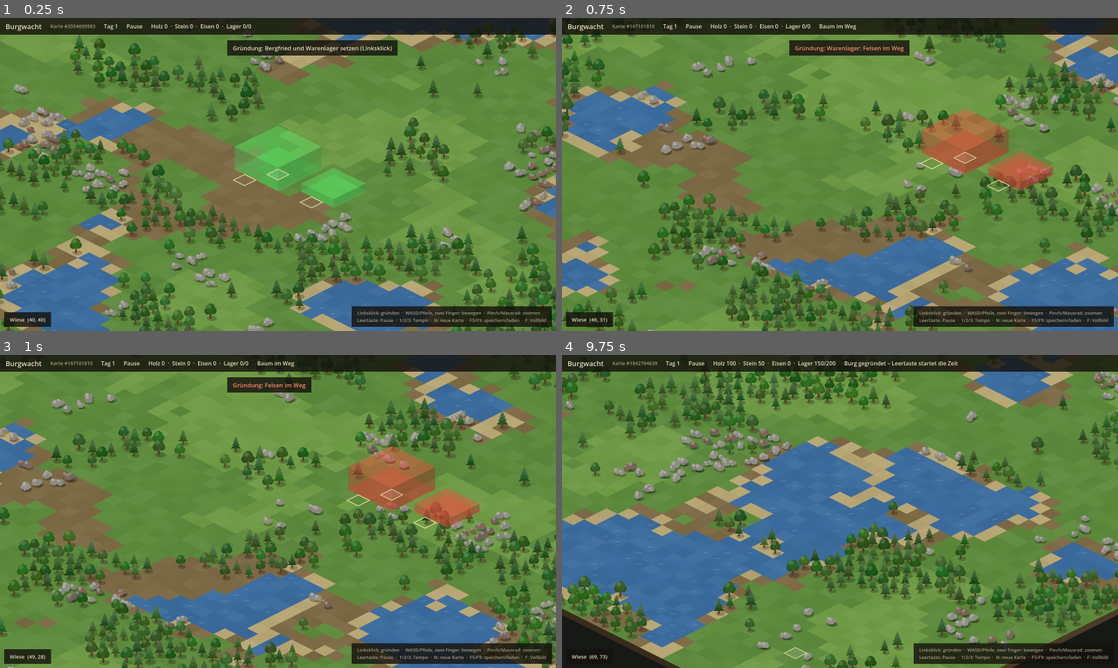
Above: before the commit, frames 1-4 (two rows, left to right).
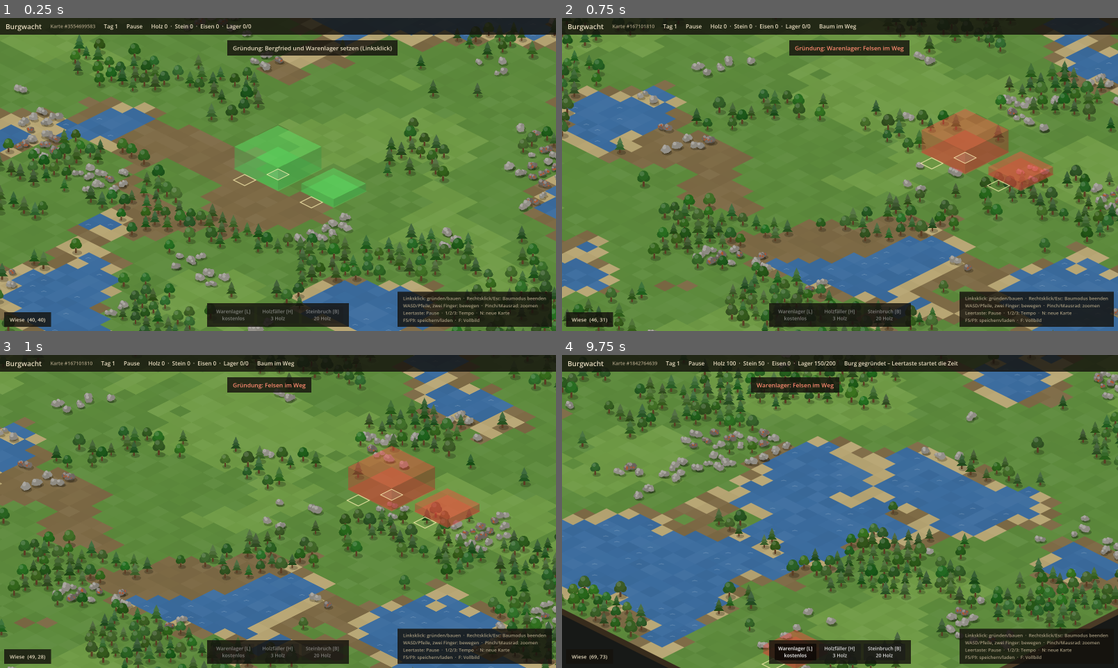
Above: after the commit, the same moments.

Repository: GwydionBr/burgwacht
Game: Godot game, scene res://scenes/main.tscn
Same seed, same stepped clock (60 frames per second), same inputs: the game is played once before the commit and once after it.
Inputs (mouse positions are in pixels of both pictures, inside the frame that each line leads up to):
- Up to frame 1 (0.25 s): no input
- Up to frame 2 (0.75 s): tap Enter at 0.5 s; move the mouse to (962, 158) at 0.52 s; hold D from 0.53 s (still down); tap N at 0.6 s; click (962, 158) at 0.67 s
- Up to frame 3 (1 s): keep holding D; tap Space at 0.77 s
- Up to frame 4 (9.75 s): release D at 1.25 s; drag from (728, 527) to (812, 574) at 1.27 s; tap Space at 2, 3.77, 5, 6.77, 8 s; move the mouse to (895, 442) at 2.02 s; hold D 2.03-2.75 s; tap 2 at 2.1 s; click (895, 442) at 2.17 s; drag from (812, 574) to (673, 464) at 2.77 s; tap Enter at 3.5, 6.5 s; move the mouse to (1006, 558) at 3.52 s; hold A 3.53-4.25 s; tap F at 3.6 s; click (1006, 558) at 3.67 s; tap Escape at 4.15 s; drag from (673, 464) to (756, 433) at 4.27 s; move the mouse to (867, 511) at 5.02 s; hold S 5.03-5.75 s; tap 1 at 5.1 s; click (867, 511) at 5.17 s; drag from (756, 433) to (728, 527) at 5.77 s; move the mouse to (962, 495) at 6.52 s; hold W 6.53-7.25 s; tap 3 at 6.6 s; click (962, 495) at 6.67 s; drag from (728, 527) to (812, 574) at 7.27 s; move the mouse to (895, 442) at 8.02 s; hold S 8.03-8.75 s; tap N at 8.1 s; click (895, 442) at 8.17 s; drag from (812, 574) to (673, 464) at 8.77 s; click (795, 652) at 9.5 s, where only the run after the commit has a clickable "Warenlager [L] kostenlos"

The runs differ from the first frame. In frame 1, 4.2% of the frame differs, in the area x 37-100%, y 87-99%; in frame 2, 4.1%; in frame 3, 4.2%; in frame 4, 4.9%, in the area x 34-99%, y 7-100%.

Commit message:
Bauen in der Oberfläche: Bauleiste mit Kosten, Baumodus mit Vorschau (#20)
Bauleiste unten mit einem Knopf je baubarem Gebäude (Taste und Kosten),
während der Gründung gesperrt. Baumodus über Knopf oder L/H/B: Vorschau
grün/rot mit Grund, Linksklick baut und bleibt im Modus, Rechtsklick/Esc
beendet ihn. Screenshots mit --build= und --hover=.

Co-Authored-By: Claude Opus 5.5 (1M context) <noreply@anthropic.com>

Diff:
--- a/src/main.gd
+++ b/src/main.gd
@@ -7,11 +7,15 @@
 ##   --seed=123            feste Karte, überschreibt den Seed des Szenarios
 ##   --found               Burg gleich an der Stelle nächst der Kartenmitte gründen
 ##   --days=3              Spielwelt vorab gründen und so viele Tage laufen lassen (für Screenshots)
+##   --build=woodcutter    nach der Gründung gleich im Baumodus für diesen Typ (für Screenshots)
+##   --hover=x,y           Maus gilt als über dieser Kachel (für Screenshots, sonst Kartenmitte)
 ##   --screenshot=pfad.png Bild speichern und beenden (für Tests/Entwicklung)
 ##
 ## F5 speichert schnell, F9 lädt diesen Spielstand (bis es ein Menü gibt).
 ## Eine neue Partie beginnt mit der Gründung: Vorschau von Bergfried und erstem
 ## Warenlager unter der Maus, Linksklick schickt den Gründungsbefehl.
+## Danach wählt die Bauleiste (oder L/H/B) ein Gebäude: Vorschau unter der Maus,
+## Linksklick baut und bleibt im Baumodus, Rechtsklick oder Esc beendet ihn.
 
 const QUICKSAVE_PATH := "user://quicksave.sav"
 
@@ -22,6 +26,8 @@
 var _deposit_views: Dictionary[Vector2i, DepositView] = {}
 var _building_views: Dictionary[int, BuildingView] = {}
 var _hovered := Vector2i(-1, -1)
+## Gewählter Gebäudetyp im Baumodus, leer = kein Baumodus.
+var _build_type := ""
 
 @onready var _clock: GameClock = $Clock
 @onready var _terrain: TerrainRenderer = $Terrain
@@ -43,16 +49,22 @@
 		return
 	_clock.speed_changed.connect(_hud.show_speed)
 	_hud.show_speed(_clock.get_speed(), _clock.is_paused())
+	_hud.build_selected.connect(_select_build)
 	_new_world(int(args["seed"]) if args.has("seed") else _scenario.resolve_seed(randi()))
 	var days := int(args.get("days", 0))
 	if args.has("found") or days > 0:
 		world.execute(Command.found(world.find_founding_site()))
 	for i in days * GameWorld.TICKS_PER_DAY:
 		world.step()
+	if args.has("build"):
+		_select_build(args["build"])
 	if args.has("screenshot"):
-		# Unabhängig vom echten Mauszeiger: Maus gilt als über der Kartenmitte.
+		# Unabhängig vom echten Mauszeiger: Maus gilt als über der Kartenmitte oder --hover.
 		set_process(false)
 		_hovered = world.map.center()
+		var hover := str(args.get("hover", "")).split(",")
+		if hover.size() == 2:
+			_hovered = Vector2i(int(hover[0]), int(hover[1]))
 		_update_hover()
 		_update_preview()
 		_save_screenshot_and_quit(args["screenshot"])
@@ -68,12 +80,21 @@
 
 func _unhandled_input(event: InputEvent) -> void:
 	var button := event as InputEventMouseButton
-	if button == null or not button.pressed or button.button_index != MOUSE_BUTTON_LEFT:
-		return
+	if button == null or not button.pressed:
+		return
+	if button.button_index == MOUSE_BUTTON_RIGHT:
+		# Nicht als behandelt markieren: Die Kamera zieht weiterhin mit der rechten Taste.
+		_select_build("")
+		return
+	if button.button_index != MOUSE_BUTTON_LEFT:
+		return
+	var reason := ""
 	if world.is_founding():
-		var reason := world.execute(Command.found(_founding_origin()))
-		if reason != "":
-			_hud.show_message(reason)
+		reason = world.execute(Command.found(_founding_origin()))
+	elif _build_type != "":
+		reason = world.execute(Command.build(_build_type, _build_origin()))
+	if reason != "":
+		_hud.show_message(reason)
 
 
 func _unhandled_key_input(event: InputEvent) -> void:
@@ -92,9 +113,15 @@
 			_quick_save()
 		KEY_F9:
 			_quick_load()
+		KEY_ESCAPE:
+			_select_build("")
 		KEY_F:
 			var window := get_window()
 			window.mode = Window.MODE_WINDOWED if window.mode == Window.MODE_FULLSCREEN else Window.MODE_FULLSCREEN
+		_:
+			for type_id in GameWorld.buildable_types():
+				if OS.find_keycode_from_string(str(GameDefs.get_instance().buildings[type_id]["hotkey"])) == key.keycode:
+					_select_build(type_id)
 
 
 func _new_world(world_seed: int) -> void:
@@ -112,6 +139,9 @@
 	world.stock_changed.connect(_on_stock_changed)
 	world.founded.connect(_on_founded)
 	_clock.world = world
+	_build_type = ""
+	_hud.show_build_mode("")
+	_hud.set_build_bar_enabled(not world.is_founding())
 	var map := world.map
 	_terrain.show_map(map)
 
@@ -198,6 +228,7 @@
 func _on_building_added(id: int) -> void:
 	_add_building_view(id)
 	_update_hover()
+	_update_preview()
 
 
 func _on_building_removed(id: int) -> void:
@@ -210,9 +241,11 @@
 func _on_stock_changed(_building_id: int) -> void:
 	_update_stock()
 	_update_hover()
+	_update_preview()
 
 
 func _on_founded() -> void:
+	_hud.set_build_bar_enabled(true)
 	_update_preview()
 	_hud.show_message("Burg gegründet – Leertaste startet die Zeit")
 
@@ -223,10 +256,25 @@
 	return _hovered - Building.size_of(GameWorld.FOUNDING_TYPE) / 2
 
 
+## Baumodus für einen Gebäudetyp beginnen (leer = beenden); in der Gründung gesperrt.
+func _select_build(type_id: String) -> void:
+	if type_id != "" and world.is_founding():
+		_hud.show_message(GameWorld.FOUNDING_FIRST)
+		type_id = ""
+	_build_type = type_id
+	_hud.show_build_mode(type_id)
+	_update_preview()
+
+
+## Gebäude so, dass seine Grundfläche mittig unter der Maus liegt.
+@warning_ignore("integer_division")
+func _build_origin() -> Vector2i:
+	return _hovered - Building.size_of(_build_type) / 2
+
+
 func _update_preview() -> void:
 	if not world.is_founding():
-		_preview.visible = false
-		_hud.show_build_hint("", true)
+		_update_build_preview()
 		return
 	var origin := _founding_origin()
 	var reason := world.founding_error(origin)
@@ -239,6 +287,21 @@
 		_hud.show_build_hint("Gründung: Bergfried und Warenlager setzen (Linksklick)", true)
 	else:
 		_hud.show_build_hint("Gründung: %s" % reason, false)
+
+
+func _update_build_preview() -> void:
+	if _build_type == "":
+		_preview.visible = false
+		_hud.show_build_hint("", true)
+		return
+	var origin := _build_origin()
+	var reason := world.build_error(_build_type, origin)
+	_preview.show_parts([[_build_type, origin]] as Array[Array], reason == "")
+	var building_name: String = GameDefs.get_instance().buildings[_build_type]["name"]
+	if reason == "":
+		_hud.show_build_hint("%s setzen (Linksklick)  ·  Rechtsklick/Esc: beenden" % building_name, true)
+	else:
+		_hud.show_build_hint("%s: %s" % [building_name, reason], false)
 
 
 ## Titelleiste: Bestand je Ware der Lagerart Warenlager und Belegung.
--- a/src/ui/hud.gd
+++ b/src/ui/hud.gd
@@ -1,7 +1,11 @@
 class_name Hud
 extends CanvasLayer
 ## Bedienoberfläche: Titelleiste mit Tag, Geschwindigkeit und Bestand, Steuerungshinweise,
-## Info zur Kachel unter der Maus und ein Hinweis zum Bauen (z. B. Grund für rote Vorschau).
+## Info zur Kachel unter der Maus, ein Hinweis zum Bauen (z. B. Grund für rote Vorschau)
+## und die Bauleiste mit einem Knopf je baubarem Gebäude samt Kosten.
+
+## Ein Knopf der Bauleiste wurde gedrückt.
+signal build_selected(type_id: String)
 
 const PANEL_COLOR := Color(0.08, 0.07, 0.05, 0.82)
 const TEXT_COLOR := Color("#e8dcc0")
@@ -22,6 +26,9 @@
 var _stock_label: Label
 var _build_label: Label
 var _build_panel: PanelContainer
+var _build_bar: PanelContainer
+## Gebäudetyp → Knopf der Bauleiste.
+var _build_buttons: Dictionary[String, Button] = {}
 
 
 func _ready() -> void:
@@ -49,8 +56,10 @@
 
 	var help_panel := _make_panel()
 	help_panel.add_child(_make_label(
-		"Linksklick: gründen  ·  WASD/Pfeile, zwei Finger: bewegen  ·  Pinch/Mausrad: zoomen\n"
-		+ "Leertaste: Pause  ·  1/2/3: Tempo  ·  N: neue Karte  ·  F5/F9: speichern/laden  ·  F: Vollbild",
+		"Linksklick: gründen/bauen  ·  Rechtsklick/Esc: Baumodus beenden\n"
+		+ "WASD/Pfeile, zwei Finger: bewegen  ·  Pinch/Mausrad: zoomen\n"
+		+ "Leertaste: Pause  ·  1/2/3: Tempo  ·  N: neue Karte\n"
+		+ "F5/F9: speichern/laden  ·  F: Vollbild",
 		HINT_COLOR, 13))
 	add_child(help_panel)
 	help_panel.set_anchors_and_offsets_preset(Control.PRESET_BOTTOM_RIGHT, Control.PRESET_MODE_MINSIZE, 12)
@@ -72,6 +81,19 @@
 	_build_panel.set_anchors_and_offsets_preset(Control.PRESET_CENTER_TOP, Control.PRESET_MODE_MINSIZE, BUILD_HINT_TOP)
 	_build_panel.grow_horizontal = Control.GROW_DIRECTION_BOTH
 	_build_panel.visible = false
+
+	_build_bar = _make_panel()
+	var buttons := HBoxContainer.new()
+	buttons.add_theme_constant_override("separation", 8)
+	_build_bar.add_child(buttons)
+	for type_id in GameWorld.buildable_types():
+		var button := _make_build_button(type_id)
+		buttons.add_child(button)
+		_build_buttons[type_id] = button
+	add_child(_build_bar)
+	_build_bar.set_anchors_and_offsets_preset(Control.PRESET_CENTER_BOTTOM, Control.PRESET_MODE_MINSIZE, 12)
+	_build_bar.grow_horizontal = Control.GROW_DIRECTION_BOTH
+	_build_bar.grow_vertical = Control.GROW_DIRECTION_BEGIN
 
 
 func set_seed(map_seed: int) -> void:
@@ -111,6 +133,37 @@
 	_build_panel.reset_size()
 
 
+## Bauleiste sperren (während der Gründung) oder freigeben.
+func set_build_bar_enabled(enabled: bool) -> void:
+	for button: Button in _build_buttons.values():
+		button.disabled = not enabled
+
+
+## Hebt den Knopf des gewählten Gebäudetyps hervor (leer = kein Baumodus).
+func show_build_mode(type_id: String) -> void:
+	for button_type: String in _build_buttons:
+		_build_buttons[button_type].set_pressed_no_signal(button_type == type_id)
+
+
+## Knopf mit Name, Taste und Kosten, z. B. „Holzfäller [H]“ über „3 Holz“.
+func _make_build_button(type_id: String) -> Button:
+	var defs := GameDefs.get_instance()
+	var def: Dictionary = defs.buildings[type_id]
+	var cost: Dictionary = def["cost"]
+	var cost_parts: PackedStringArray = []
+	for good: String in cost:
+		cost_parts.append("%d %s" % [int(cost[good]), defs.goods[good]["name"]])
+	var button := Button.new()
+	button.text = "%s [%s]\n%s" % [def["name"], def["hotkey"], ", ".join(cost_parts) if not cost_parts.is_empty() else "kostenlos"]
+	button.toggle_mode = true
+	# Kein Tastaturfokus, sonst löst die Leertaste (Pause) den Knopf aus.
+	button.focus_mode = Control.FOCUS_NONE
+	button.add_theme_font_size_override("font_size", 14)
+	button.custom_minimum_size = Vector2(120, 0)
+	button.pressed.connect(func() -> void: build_selected.emit(type_id))
+	return button
+
+
 func _make_panel() -> PanelContainer:
 	var panel := PanelContainer.new()
 	var style := StyleBoxFlat.new()
Not shown, changed: docs/architecture.md
Not shown, changed: tools/screenshot.sh
